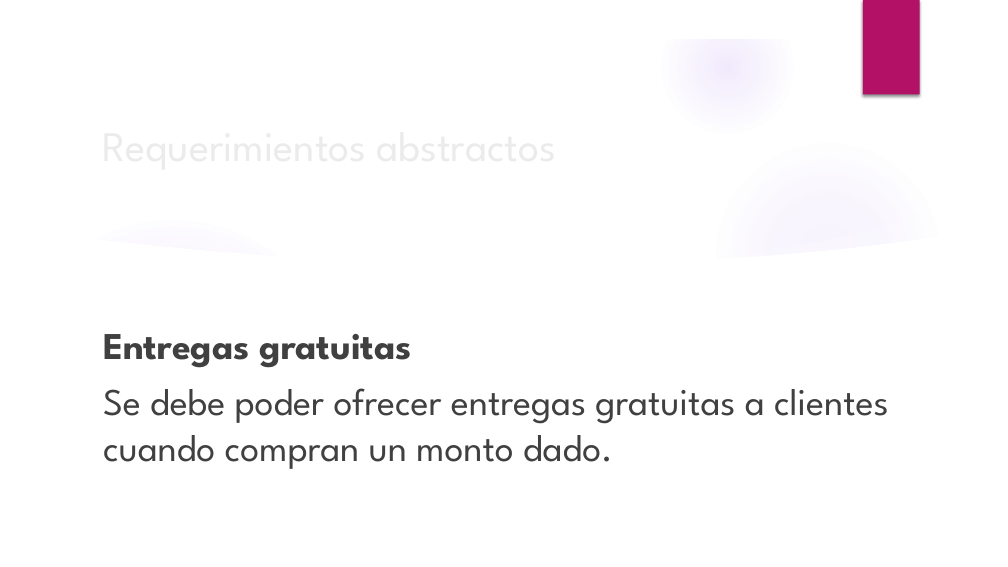
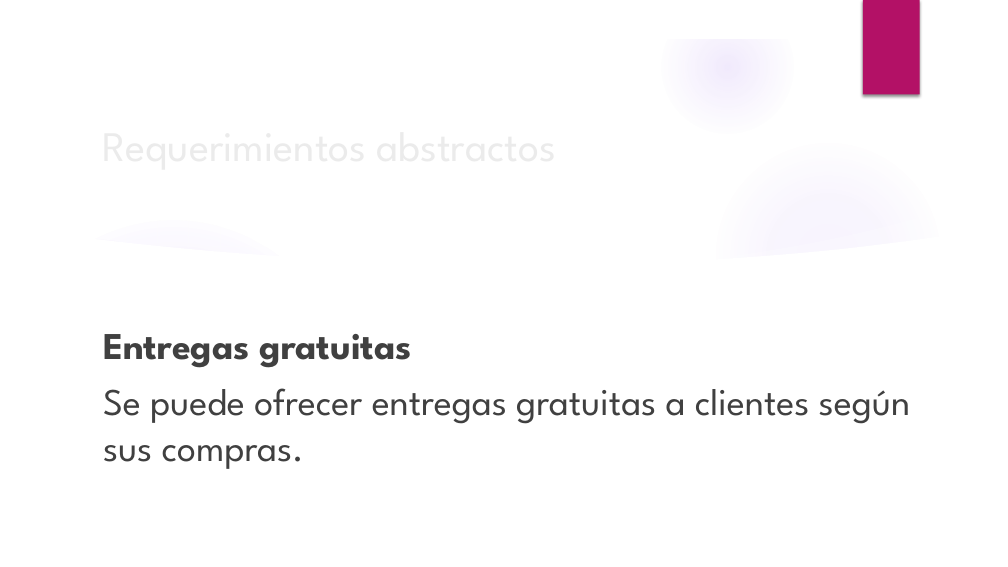
Before and after one commit to oscarcenteno/charla-especificacion-por-ejemplos, a slide deck: slide 4 of Especificacion por Ejemplos.pptx. Drawn at 1008x567 pixels with LibreOffice and Linux fonts; fonts in the diff are those of the drawing; background and template pictures are left out. Boxes give left, top, right and bottom in pixels: in the first picture for what was removed or moved away, otherwise in the second. Text is boxed around its words. In the diff, an @@ line names an element or a change of style, - is before the commit and + after.

Commit message:
Mejoro ejemplo de Entregas Gratuitas. Configuro OpenCover y Coveralls.io

```diff
--- a/Especificacion por Ejemplos.pptx
+++ b/Especificacion por Ejemplos.pptx
@@ text at (103, 388, 910, 469): text changed @@
-Se debe poder ofrecer entregas gratuitas a clientes cuando compran un monto dado.
+Se puede ofrecer entregas gratuitas a clientes según sus compras.
```
Also in this commit, not shown: 6 other slides changed, 1 slide added, 53 other files.
